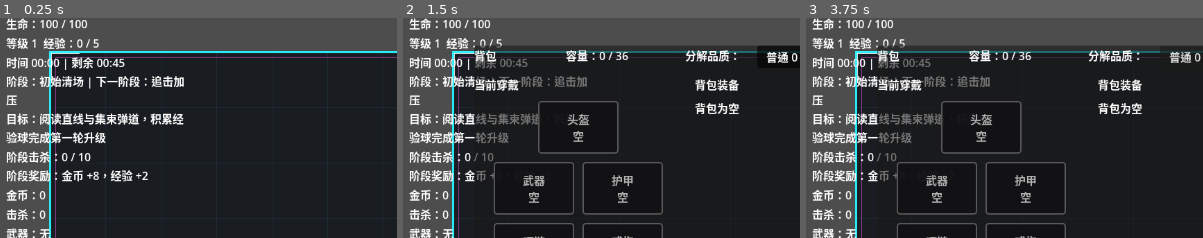
Above: before the commit, frames 1-3 (left to right).
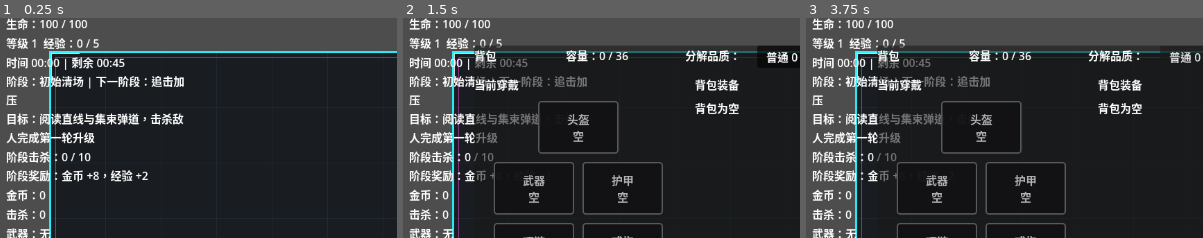
Above: after the commit, the same moments.

Repository: airisuzuki123/RogueLootPrototype
Game: Godot game, scene res://scenes/main.tscn
The game is run twice, just before and just after one commit, with the same random seed, the same clock (stepped at 60 frames per second) and the same inputs.
Inputs (mouse positions are % of the whole screen's width and height, from its top left):
- Up to frame 1 (0.25 s): no input
- Up to frame 2 (1.5 s): tap Enter at 0.5 s; move the mouse to (72, 44) at 0.52 s; hold D (move_right) 0.53-1.25 s; tap B at 0.6 s; click (72, 44) at 0.67 s; click "普通 0" at 1.25 s
- Up to frame 3 (3.75 s): click "魔法 0" at 2 s; click "稀有 0" at 2.75 s; click "分解选中" at 3.5 s
The pictures show only the part of the screen within x 0-50%, y 1-51%; the shares and areas given below are measured in that part.

The runs differ from the first frame. In frame 1, 1.2% of the frame differs, in the area x 1-47%, y 43-58%; in frame 2, 0.8%; in frame 3, 0.8%.

Commit message:
调整弹幕密度和拾取干扰

Diff:
--- a/scenes/enemy_projectile.tscn
+++ b/scenes/enemy_projectile.tscn
@@ -7,16 +7,26 @@
 
 [sub_resource type="Gradient" id="Gradient_enemy_projectile_trail"]
 offsets = PackedFloat32Array(0, 1)
-colors = PackedColorArray(1, 0.45, 0.2, 0, 1, 0.45, 0.2, 0.42)
+colors = PackedColorArray(1, 0.45, 0.2, 0, 1, 0.45, 0.2, 0.5)
+
+[sub_resource type="Gradient" id="Gradient_enemy_projectile_trail_core"]
+offsets = PackedFloat32Array(0, 1)
+colors = PackedColorArray(1, 1, 1, 0, 1, 0.92, 0.72, 0.34)
 
 [node name="EnemyProjectile" type="Area2D"]
 script = ExtResource("1_enemy_projectile")
 
 [node name="Trail" type="Line2D" parent="."]
-width = 6.0
-default_color = Color(1, 0.45, 0.2, 0.45)
+width = 7.0
+default_color = Color(1, 0.45, 0.2, 0.5)
 gradient = SubResource("Gradient_enemy_projectile_trail")
-points = PackedVector2Array(-28, 0, 0, 0)
+points = PackedVector2Array(-36, 0, 0, 0)
+
+[node name="TrailCore" type="Line2D" parent="."]
+width = 2.0
+default_color = Color(1, 0.92, 0.72, 0.34)
+gradient = SubResource("Gradient_enemy_projectile_trail_core")
+points = PackedVector2Array(-24, 0, 0, 0)
 
 [node name="Glow" type="Polygon2D" parent="."]
 color = Color(1, 0.45, 0.2, 0.28)
--- a/scripts/core/game_manager.gd
+++ b/scripts/core/game_manager.gd
@@ -33,7 +33,7 @@
 		"bullet_speed_multiplier": 0.88,
 		"arena_patterns": [],
 		"arena_pattern_interval": 0.0,
-		"goal": "阅读直线与集束弹道，积累经验球完成第一轮升级",
+		"goal": "阅读直线与集束弹道，击杀敌人完成第一轮升级",
 		"kill_target": 10,
 		"reward_gold": 8,
 		"reward_experience": 2,
@@ -62,15 +62,15 @@
 		"id": "mixed",
 		"name": "混编压迫",
 		"duration": 75.0,
-		"spawn_interval": 0.90,
+		"spawn_interval": 1.00,
 		"spawn_count": 1,
 		"enemy_level_bonus": 1,
-		"enemy_weight_bonus": {"tank": 6, "ranged": 28, "weaver": 16, "turret": 10},
+		"enemy_weight_bonus": {"tank": 6, "ranged": 22, "weaver": 12, "turret": 8},
 		"bullet_pattern": "ring",
 		"bullet_patterns": ["ring", "cross", "sweep"],
-		"bullet_speed_multiplier": 1.0,
+		"bullet_speed_multiplier": 0.96,
 		"arena_patterns": ["side_curtain", "cross_curtain"],
-		"arena_pattern_interval": 8.0,
+		"arena_pattern_interval": 10.0,
 		"goal": "观察环形和交叉弹幕缺口，处理远程压力",
 		"kill_target": 26,
 		"reward_gold": 16,
@@ -81,15 +81,15 @@
 		"id": "surge",
 		"name": "密集来袭",
 		"duration": 90.0,
-		"spawn_interval": 0.75,
-		"spawn_count": 2,
+		"spawn_interval": 0.88,
+		"spawn_count": 1,
 		"enemy_level_bonus": 1,
-		"enemy_weight_bonus": {"runner": 6, "tank": 6, "ranged": 30, "weaver": 18, "turret": 18},
+		"enemy_weight_bonus": {"runner": 6, "tank": 6, "ranged": 24, "weaver": 14, "turret": 14},
 		"bullet_pattern": "spiral",
 		"bullet_patterns": ["spiral", "fan", "double_ring", "sweep"],
-		"bullet_speed_multiplier": 1.08,
+		"bullet_speed_multiplier": 1.02,
 		"arena_patterns": ["cross_curtain", "alternating_curtain"],
-		"arena_pattern_interval": 7.0,
+		"arena_pattern_interval": 9.0,
 		"goal": "预判旋转和双层环弹幕轨迹，保持输出空间",
 		"kill_target": 40,
 		"reward_gold": 24,
--- a/scripts/entities/enemy.gd
+++ b/scripts/entities/enemy.gd
@@ -71,20 +71,13 @@
 func _die() -> void:
 	GameManager.register_kill()
 	CombatFeedback.show_burst(get_tree().current_scene, global_position, Color(1, 0.35, 0.25, 0.95), 1.6)
-	_spawn_experience_drop()
+	GameManager.add_experience(experience_reward)
 	if randf() <= loot_chance:
 		var loot := LOOT_DROP_SCENE.instantiate()
 		loot.global_position = global_position + _get_random_drop_offset()
 		loot.source_level = GameManager.level
 		get_tree().current_scene.add_child(loot)
 	queue_free()
-
-func _spawn_experience_drop() -> void:
-	var experience_drop := LOOT_DROP_SCENE.instantiate()
-	experience_drop.drop_kind = "experience"
-	experience_drop.experience_amount = experience_reward
-	experience_drop.global_position = global_position + _get_random_drop_offset()
-	get_tree().current_scene.add_child(experience_drop)
 
 func _get_random_drop_offset() -> Vector2:
 	return Vector2.RIGHT.rotated(randf() * TAU) * randf_range(0.0, 16.0)
--- a/scripts/entities/enemy_projectile.gd
+++ b/scripts/entities/enemy_projectile.gd
@@ -12,6 +12,7 @@
 @onready var visual: Polygon2D = $Visual
 @onready var glow: Polygon2D = $Glow
 @onready var trail: Line2D = $Trail
+@onready var trail_core: Line2D = $TrailCore
 @onready var collision_shape: CollisionShape2D = $CollisionShape2D
 
 func _ready() -> void:
@@ -28,6 +29,8 @@
 		glow = get_node_or_null("Glow") as Polygon2D
 	if trail == null:
 		trail = get_node_or_null("Trail") as Line2D
+	if trail_core == null:
+		trail_core = get_node_or_null("TrailCore") as Line2D
 	if collision_shape == null:
 		collision_shape = get_node_or_null("CollisionShape2D") as CollisionShape2D
 	if visual == null:
@@ -39,12 +42,20 @@
 		glow_base_scale = Vector2.ONE * scale_multiplier
 		glow.scale = glow_base_scale
 	if trail != null:
-		trail.default_color = Color(color.r, color.g, color.b, 0.42)
-		trail.width = 6.0 * scale_multiplier
+		trail.default_color = Color(color.r, color.g, color.b, 0.5)
+		trail.width = 7.0 * scale_multiplier
 		if trail.gradient != null:
 			trail.gradient = trail.gradient.duplicate()
 			trail.gradient.set_color(0, Color(color.r, color.g, color.b, 0.0))
-			trail.gradient.set_color(1, Color(color.r, color.g, color.b, 0.42))
+			trail.gradient.set_color(1, Color(color.r, color.g, color.b, 0.5))
+	if trail_core != null:
+		var core_color := color.lerp(Color.WHITE, 0.42)
+		trail_core.default_color = Color(core_color.r, core_color.g, core_color.b, 0.34)
+		trail_core.width = 2.0 * scale_multiplier
+		if trail_core.gradient != null:
+			trail_core.gradient = trail_core.gradient.duplicate()
+			trail_core.gradient.set_color(0, Color(core_color.r, core_color.g, core_color.b, 0.0))
+			trail_core.gradient.set_color(1, Color(core_color.r, core_color.g, core_color.b, 0.34))
 	if collision_shape != null and collision_shape.shape is CircleShape2D:
 		collision_shape.shape = collision_shape.shape.duplicate()
 		var shape := collision_shape.shape as CircleShape2D
@@ -68,11 +79,13 @@
 		glow.rotation = direction.angle()
 	if trail != null:
 		trail.rotation = direction.angle()
+	if trail_core != null:
+		trail_core.rotation = direction.angle()
 
 func _update_pulse() -> void:
 	if glow == null:
 		return
-	var pulse := 1.0 + sin(Time.get_ticks_msec() * 0.014) * 0.12
+	var pulse: float = 1.0 + sin(Time.get_ticks_msec() * 0.014) * 0.12
 	glow.scale = glow_base_scale * pulse
 
 func _on_body_entered(body: Node) -> void:
--- a/scripts/items/loot_drop.gd
+++ b/scripts/items/loot_drop.gd
@@ -1,24 +1,17 @@
 extends Area2D
 
 const EquipmentFactory := preload("res://scripts/items/equipment_factory.gd")
-
-const DROP_MIXED := "mixed"
-const DROP_EXPERIENCE := "experience"
 
 @export var gold_amount: int = 1
 @export var pickup_radius: float = 20.0
 @export var equipment_chance: float = 0.10
 @export var source_level: int = 1
-@export var drop_kind: String = DROP_MIXED
-@export var experience_amount: int = 1
 
 var equipment: Dictionary = {}
 var blocked_pickup_retry_cooldown: float = 0.0
 
 func _ready() -> void:
-	if drop_kind == DROP_EXPERIENCE:
-		_configure_experience_visual()
-	elif randf() <= _get_scaled_equipment_chance():
+	if randf() <= _get_scaled_equipment_chance():
 		equipment = EquipmentFactory.roll_equipment(source_level)
 		_configure_equipment_visual()
 	else:
@@ -43,10 +36,6 @@
 	_try_pickup(body)
 
 func _try_pickup(_body: Node) -> void:
-	if drop_kind == DROP_EXPERIENCE:
-		GameManager.add_experience(experience_amount)
-		queue_free()
-		return
 	if equipment.is_empty():
 		GameManager.add_gold(_get_scaled_gold_amount())
 		queue_free()
Not shown: 1 places in scenes/enemy_projectile.tscn that only renumber resources
Not shown, added: scripts/core/arena_bounds.gd.uid
Not shown, added: scripts/effects/arena_warning.gd.uid
